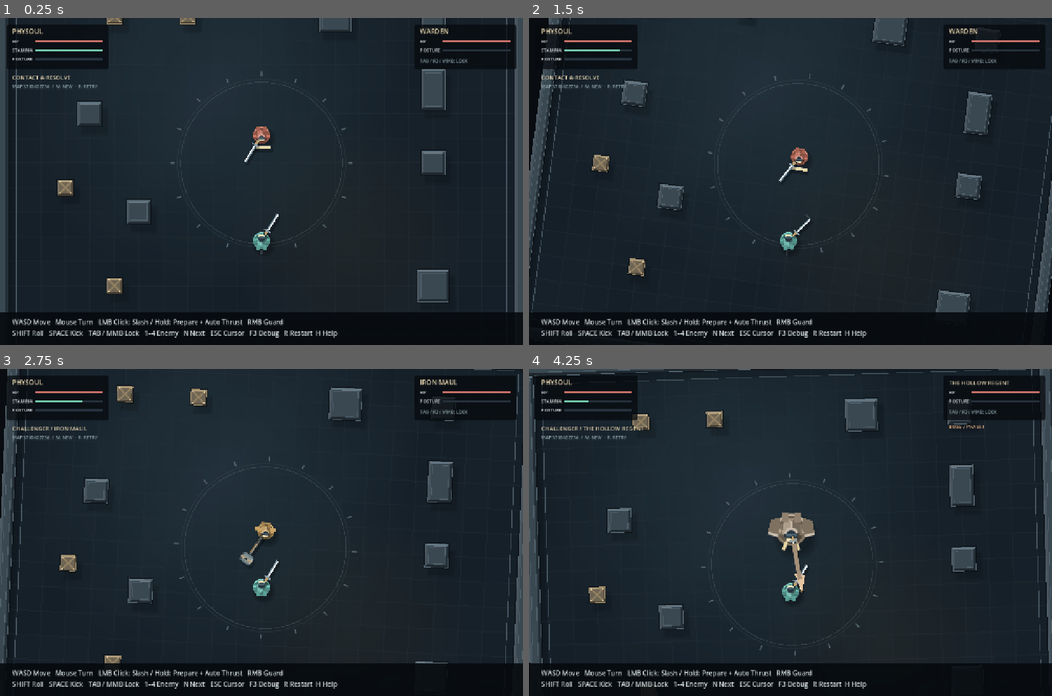
Above: before the commit, frames 1-4 (two rows, left to right).
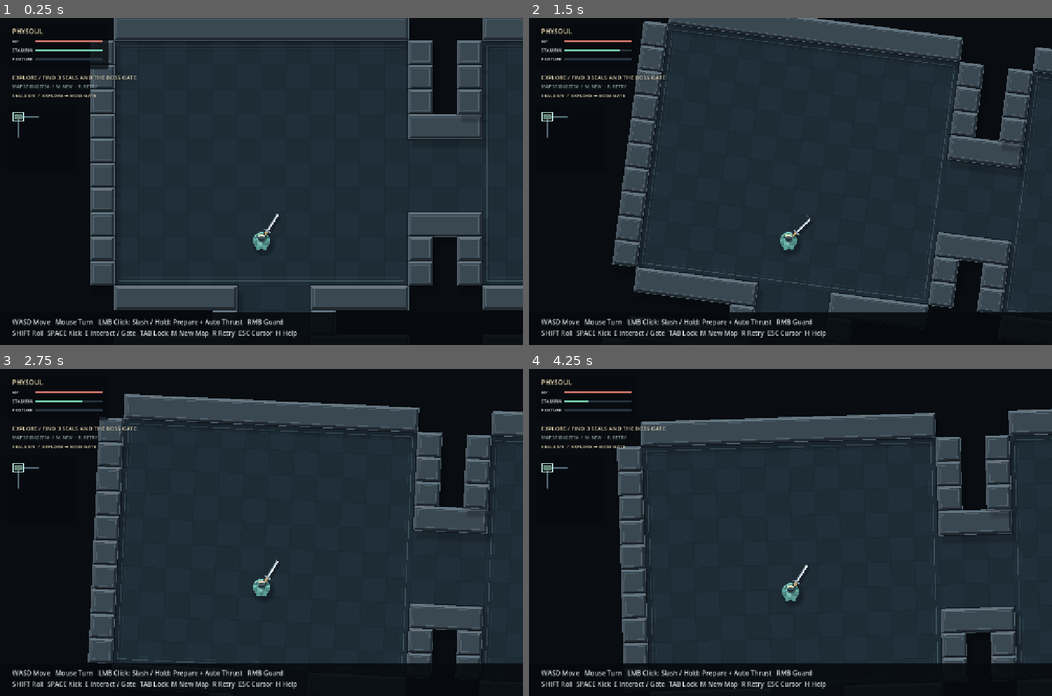
Above: after the commit, the same moments.

Repository: kurono966/physoul
Game: Godot game, scene res://arena.tscn
Two runs of this game, one before a commit and one after it. Both use one fixed random seed, a clock stepped at 60 frames per second and the inputs below.
Inputs (mouse positions are in pixels of both pictures, inside the frame that each line leads up to):
- Up to frame 1 (0.25 s): no input
- Up to frame 2 (1.5 s): tap Enter at 0.5 s; move the mouse to (816, 181) at 0.52 s; hold W from 0.53 s (still down); tap R at 0.6 s; click (816, 181) at 0.67 s; tap Space at 0.77 s; tap E at 0.8, 1.35 s; move the mouse to (764, 181) at 1.27 s
- Up to frame 3 (2.75 s): keep holding W; tap Space at 1.52 s; tap 1 at 1.55, 2.1 s; move the mouse to (271, 525) at 2.02 s; tap 2 at 2.3 s
- Up to frame 4 (4.25 s): keep holding W; move the mouse to (785, 539) at 2.77 s; tap 2 at 2.85 s; click (785, 539) at 2.92 s; tap Space at 3.02, 3.77 s; tap 3 at 3.05, 3.6 s; move the mouse to (827, 535) at 3.52 s; tap 4 at 3.8 s

The runs differ from the first frame. In frame 1, 33% of the frame differs, in the area x 0-100%, y 0-98%; in frame 2, 31%; in frame 3, 34%; in frame 4, 37%.

Commit message:
Add branching exploration dungeons with guardians, shrines and a separate boss arena

Diff:
--- a/scripts/arena.gd
+++ b/scripts/arena.gd
@@ -7,18 +7,87 @@
 const PropVisual = preload("res://scripts/prop_visual.gd")
 const Controls = preload("res://scripts/controls.gd")
 const MapGenerator = preload("res://scripts/map_generator.gd")
+const DungeonGenerator = preload("res://scripts/dungeon_generator.gd")
 @export var random_map := true
 @export var map_seed := -1
+@export var boss_stage := false
+var arrival_hp := 100.0
+var dungeon: Dictionary = {}
+var current_room := -1
+var seals := 0
+var switching_stage := false
+
+func exploring() -> bool:
+	return random_map and not boss_stage
+
+func change_stage(to_boss: bool, new_seed := -1, preserve_hp := false) -> void:
+	if switching_stage: return
+	switching_stage = true
+	var replacement = load("res://arena.tscn").instantiate()
+	replacement.map_seed = map_seed if new_seed < 0 else new_seed
+	replacement.random_map = random_map if new_seed < 0 else true
+	replacement.boss_stage = to_boss
+	replacement.arrival_hp = player.hp if preserve_hp else 100.0
+	get_tree().root.add_child(replacement)
+	get_tree().current_scene = replacement
+	queue_free()
+
+func restart_stage() -> void:
+	change_stage(boss_stage)
+
+func interact() -> void:
+	if player.hp <= 0 or player.attack_movement_locked(): return
+	if boss_stage and opponent.hp <= 0:
+		regenerate_map()
+		return
+	if not exploring() or current_room < 0: return
+	var room: Dictionary = dungeon.rooms[current_room]
+	if player.position.distance_to(room.center) > 100: return
+	if room.kind == "gate":
+		if seals >= 3: change_stage(true,-1,true)
+		else: event_text = "GATE SEALED / DEFEAT 3 GUARDIANS (%d/3)" % seals
+	elif room.kind == "shrine" and not room.used:
+		room.used = true
+		player.hp = minf(100,player.hp+50)
+		sound.play("just_guard",55)
+		event_text = "SHRINE / HP RESTORED"
+
+func update_exploration() -> void:
+	if opponent.hp <= 0 and current_room >= 0:
+		var active: Dictionary = dungeon.rooms[current_room]
+		if active.kind == "battle" and not active.cleared:
+			active.cleared = true
+			active.hp = 0.0
+			seals += 1
+			event_text = "GUARDIAN DEFEATED / SEALS %d/3" % seals
+	if player.critical_time > 0: return
+	for i in dungeon.rooms.size():
+		var room: Dictionary = dungeon.rooms[i]
+		if not room.rect.grow(-5).has_point(player.position) or i == current_room: continue
+		if current_room >= 0 and dungeon.rooms[current_room].kind == "battle" and not dungeon.rooms[current_room].cleared:
+			dungeon.rooms[current_room].hp = opponent.hp
+		current_room = i
+		room.visited = true
+		if room.kind == "battle" and not room.cleared:
+			select_enemy(room.enemy)
+			opponent.position = room.center+Vector2(0,-60)
+			if room.hp >= 0: opponent.hp = room.hp
+			event_text = "GUARDIAN / " + opponent.title
+		else:
+			opponent.hp = 0
+			opponent.weapon.cancel()
+			opponent.position = Vector2(-100000,-100000)
+			opponent.hide()
+			opponent.set_physics_process(false)
+			event_text = {"start":"EXPLORE / FIND 3 SEALS AND THE BOSS GATE","gate":"BOSS GATE / E OR Y TO ENTER","shrine":"SHRINE / E OR Y TO RESTORE HP"}.get(room.kind,"ROOM CLEARED")
+		camera.locked = false
+		break
 var layout: Dictionary = {}
 
 func regenerate_map() -> void:
 	var rng := RandomNumberGenerator.new()
 	rng.randomize()
-	var replacement = load("res://arena.tscn").instantiate()
-	replacement.map_seed = rng.randi()
-	get_tree().root.add_child(replacement)
-	get_tree().current_scene = replacement
-	queue_free()
+	change_stage(false,rng.randi())
 var controls: Node
 var sound: Node
 var player: CharacterBody2D
@@ -36,6 +105,9 @@
 var wave_delay := 0.0
 
 func next_enemy() -> void:
+	if exploring() or boss_stage:
+		interact()
+		return
 	select_enemy((enemy_index+1)%4)
 
 func select_enemy(index: int) -> void:
@@ -64,14 +136,18 @@
 			map_seed = rng.randi()
 	get_tree().set_meta("physoul_map_seed",map_seed)
 	if random_map:
-		layout = MapGenerator.generate(map_seed)
+		if exploring():
+			dungeon = DungeonGenerator.generate(map_seed)
+			layout = {"pillars":[],"crates":dungeon.crates}
+		else: layout = MapGenerator.generate(map_seed)
 	else:
 		layout = {"pillars":[Rect2(-280,-150,56,100),Rect2(225,65,56,100),Rect2(-310,230,72,72),Rect2(275,-310,72,72)],"crates":[Vector2(-140,-120),Vector2(165,-185),Vector2(330,260),Vector2(-400,-310)],"ring_radius":190.0,"light":Vector2(-100,-120),"tile_phase":0.0}
 	controls = Controls.new()
 	add_child(controls)
 	sound = Sound.new()
 	add_child(sound)
-	for rect in [Rect2(-650,-510,1300,30),Rect2(-650,480,1300,30),Rect2(-650,-480,30,960),Rect2(620,-480,30,960)]:
+	var boundaries: Array = dungeon.walls if exploring() else [Rect2(-650,-510,1300,30),Rect2(-650,480,1300,30),Rect2(-650,-480,30,960),Rect2(620,-480,30,960)]
+	for rect in boundaries:
 		wall(rect)
 	for rect in layout.pillars: wall(rect)
 	for pos in layout.crates:
@@ -96,12 +172,19 @@
 	player.position = Vector2(0,190)
 	player.facing = -PI/2
 	add_child(player)
+	player.hp = arrival_hp
 	opponent = Fighter.new()
 	opponent.arena = self
 	opponent.enemy = true
+	if boss_stage: opponent.enemy_kind = "boss"
 	opponent.position = Vector2(0,-85)
 	opponent.facing = PI/2
 	add_child(opponent)
+	if exploring():
+		opponent.hp = 0
+		opponent.position = Vector2(-100000,-100000)
+		opponent.hide()
+		opponent.set_physics_process(false)
 	camera = View.new()
 	camera.arena = self
 	camera.position = player.position + Vector2(0,-145)
@@ -134,7 +217,11 @@
 	Engine.time_scale = 0.18
 
 func _process(dt: float) -> void:
-	if opponent != null and opponent.hp <= 0 and player.hp > 0:
+	if exploring() and player.hp > 0:
+		update_exploration()
+	elif boss_stage and opponent.hp <= 0 and player.hp > 0:
+		event_text = "REGENT DEFEATED / E OR Y FOR NEW EXPEDITION"
+	elif opponent != null and opponent.hp <= 0 and player.hp > 0:
 		wave_delay += dt
 		if wave_delay >= 2.5: next_enemy()
 	if freeze > 0:
@@ -149,26 +236,29 @@
 	Engine.time_scale = 1
 
 func _draw() -> void:
-	draw_rect(Rect2(-620,-480,1240,960),Color("151f28"))
-	for x in range(-600,600,60):
-		for y in range(-480,480,60):
-			var tint := 0.015+0.01*sin(x*0.021+y*0.017+float(layout.get("tile_phase",0)))
-			draw_rect(Rect2(x+1,y+1,58,58),Color(0.4,0.48,0.52,tint))
-	# Soft, fixed world-space pools of light keep the center legible.
-	for i in range(24,0,-1):
-		draw_circle(layout.get("light",Vector2(-100,-120)),float(i)*20,Color(0.46,0.63,0.69,0.006))
-		draw_circle(Vector2(220,190),float(i)*12,Color(0.72,0.54,0.32,0.003))
-	for x in range(-600, 620, 60):
-		draw_line(Vector2(x,-480),Vector2(x,480),Color(0.16,0.2,0.24,0.3))
-	for y in range(-480, 500, 60):
-		draw_line(Vector2(-620,y),Vector2(620,y),Color(0.16,0.2,0.24,0.3))
-	var ring: float = layout.get("ring_radius",190.0)
-	draw_arc(Vector2.ZERO, ring, 0, TAU, 100, Color(0.32,0.38,0.4,0.4), 2)
-	draw_arc(Vector2.ZERO, ring+8, 0, TAU, 100, Color(0.32,0.38,0.4,0.18), 1,true)
-	for i in 16:
-		var radial := Vector2.RIGHT.rotated(i*TAU/16)
-		draw_line(radial*(ring+15),radial*(ring+25),Color("52616a"),2,true)
-	draw_rect(Rect2(-600,-460,1200,920),Color("475762"),false,2)
+	if exploring():
+		draw_dungeon()
+	else:
+		draw_rect(Rect2(-620,-480,1240,960),Color("151f28"))
+		for x in range(-600,600,60):
+			for y in range(-480,480,60):
+				var tint := 0.015+0.01*sin(x*0.021+y*0.017+float(layout.get("tile_phase",0)))
+				draw_rect(Rect2(x+1,y+1,58,58),Color(0.4,0.48,0.52,tint))
+		# Soft, fixed world-space pools of light keep the center legible.
+		for i in range(24,0,-1):
+			draw_circle(layout.get("light",Vector2(-100,-120)),float(i)*20,Color(0.46,0.63,0.69,0.006))
+			draw_circle(Vector2(220,190),float(i)*12,Color(0.72,0.54,0.32,0.003))
+		for x in range(-600, 620, 60):
+			draw_line(Vector2(x,-480),Vector2(x,480),Color(0.16,0.2,0.24,0.3))
+		for y in range(-480, 500, 60):
+			draw_line(Vector2(-620,y),Vector2(620,y),Color(0.16,0.2,0.24,0.3))
+		var ring: float = layout.get("ring_radius",190.0)
+		draw_arc(Vector2.ZERO, ring, 0, TAU, 100, Color(0.32,0.38,0.4,0.4), 2)
+		draw_arc(Vector2.ZERO, ring+8, 0, TAU, 100, Color(0.32,0.38,0.4,0.18), 1,true)
+		for i in 16:
+			var radial := Vector2.RIGHT.rotated(i*TAU/16)
+			draw_line(radial*(ring+15),radial*(ring+25),Color("52616a"),2,true)
+		draw_rect(Rect2(-600,-460,1200,920),Color("475762"),false,2)
 	for spark in sparks:
 		for i in 7:
 			var direction := Vector2.RIGHT.rotated(i * 2.399 + time)
@@ -176,3 +266,24 @@
 	if debug:
 		draw_circle(last_point, 5, Color.RED)
 		draw_line(last_point,last_point+last_normal*60,Color.YELLOW,2)
+
+func draw_dungeon() -> void:
+	for tile: Vector2i in dungeon.floors:
+		var origin := Vector2(tile)*DungeonGenerator.TILE
+		draw_rect(Rect2(origin,Vector2.ONE*60),Color("1b2932"))
+		draw_rect(Rect2(origin+Vector2.ONE,Vector2.ONE*58),Color("202f39").darkened(0.06 if (tile.x+tile.y)%2 == 0 else 0))
+	for room: Dictionary in dungeon.rooms:
+		var rect: Rect2 = room.rect
+		draw_rect(rect.grow(-12),Color("3d515a"),false,2)
+		draw_rect(rect.grow(-20),Color(0.3,0.45,0.5,0.16),false,1)
+		if room.kind in ["gate","shrine"]:
+			var color := Color("e1b777") if room.kind == "gate" else Color("81cfbc")
+			if room.used: color = color.darkened(0.65)
+			var center: Vector2 = room.center
+			if room.kind == "gate":
+				for i in 3:
+					draw_circle(center+Vector2((i-1)*20,55),4,Color("e1b777") if seals > i else Color("3c484f"))
+			for radius in [45,33]: draw_arc(center,radius,0,TAU,40,Color(color,0.3),2,true)
+			draw_colored_polygon(PackedVector2Array([center+Vector2(0,-20),center+Vector2(14,0),center+Vector2(0,20),center+Vector2(-14,0)]),color)
+		elif room.kind == "battle" and room.cleared:
+			draw_arc(room.center,35,0,TAU,32,Color("739a8b"),2,true)
--- /dev/null
+++ b/scripts/dungeon_generator.gd
@@ -0,0 +1,62 @@
+extends RefCounted
+const TILE := 60
+const STEP := Vector2i(15,13)
+const ROOM_SIZE := Vector2(720,600)
+
+static func generate(seed_value: int) -> Dictionary:
+	var rng := RandomNumberGenerator.new()
+	rng.seed = seed_value
+	var cells: Array[Vector2i] = [Vector2i.ZERO]
+	var links: Array = []
+	var distances := {Vector2i.ZERO:0}
+	while cells.size() < 8:
+		var options: Array = []
+		for cell in cells:
+			for direction in [Vector2i.LEFT,Vector2i.RIGHT,Vector2i.UP,Vector2i.DOWN]:
+				var next: Vector2i = cell+direction
+				if next.x < 0 or next.y < 0 or next.x > 2 or next.y > 2 or cells.has(next): continue
+				options.append([cell,next])
+		var edge: Array = options[rng.randi_range(0,options.size()-1)]
+		cells.append(edge[1])
+		links.append(edge)
+		distances[edge[1]] = int(distances[edge[0]])+1
+	var gate := cells[1]
+	for cell in cells:
+		if int(distances[cell]) > int(distances[gate]): gate = cell
+	var rooms: Array[Dictionary] = []
+	var floors: Dictionary = {}
+	var crates: Array[Vector2] = []
+	for i in cells.size():
+		var cell := cells[i]
+		var center := Vector2(cell*STEP)*TILE
+		var kind := "start" if i == 0 else ("gate" if cell == gate else "battle")
+		if i == 1 and cell != gate: kind = "shrine"
+		rooms.append({"cell":cell,"center":center,"rect":Rect2(center-ROOM_SIZE/2,ROOM_SIZE),"kind":kind,"enemy":i%3,"hp":-1.0,"cleared":kind != "battle","visited":false,"used":false})
+		for x in range(-6,6):
+			for y in range(-5,5): floors[cell*STEP+Vector2i(x,y)] = true
+		if kind == "battle":
+			crates.append(center+Vector2(-220,180))
+			crates.append(center+Vector2(220,-180))
+	for edge in links:
+		var start: Vector2i = edge[0]*STEP
+		var finish: Vector2i = edge[1]*STEP
+		var direction := Vector2i(signi(finish.x-start.x),signi(finish.y-start.y))
+		var point := start
+		while true:
+			for offset in range(-1,2): floors[point+Vector2i(-direction.y,direction.x)*offset] = true
+			if point == finish: break
+			point += direction
+	var boundary: Dictionary = {}
+	for tile: Vector2i in floors:
+		for direction in [Vector2i.LEFT,Vector2i.RIGHT,Vector2i.UP,Vector2i.DOWN]:
+			if not floors.has(tile+direction): boundary[tile+direction] = true
+	var walls: Array[Rect2] = []
+	while not boundary.is_empty():
+		var cell: Vector2i = boundary.keys()[0]
+		var left := cell.x
+		var right := cell.x
+		while boundary.has(Vector2i(left-1,cell.y)): left -= 1
+		while boundary.has(Vector2i(right+1,cell.y)): right += 1
+		for x in range(left,right+1): boundary.erase(Vector2i(x,cell.y))
+		walls.append(Rect2(Vector2(left,cell.y)*TILE,Vector2((right-left+1)*TILE,TILE)))
+	return {"rooms":rooms,"links":links,"floors":floors,"walls":walls,"crates":crates,"gate":gate}
--- a/scripts/hud.gd
+++ b/scripts/hud.gd
@@ -33,28 +33,40 @@
 		draw_target_marker()
 	var panel := Color(0.025,0.04,0.055,0.76)
 	display.draw_style_box(panel_style(panel),Rect2(16,16,250,110))
-	display.draw_style_box(panel_style(panel),Rect2(size.x-266,16,250,110))
 	text_at(Vector2(30,39),"PHYSOUL",16,Color("e5d4ae"))
 	compact_bar(Vector2(30,54),"HP",arena.player.hp,Color("c87168"))
 	compact_bar(Vector2(30,76),"STAMINA",arena.player.stamina,Color("72c8ab"))
 	compact_bar(Vector2(30,98),"POSTURE",arena.player.posture,Color("e2ba72"))
-	var right := size.x-252
-	text_at(Vector2(right,39),arena.opponent.title,14 if arena.opponent.enemy_kind == "boss" else 16,Color("e5d4ae"))
-	compact_bar(Vector2(right,54),"HP",arena.opponent.hp/arena.opponent.max_hp*100,Color("c87168"))
-	compact_bar(Vector2(right,76),"POSTURE",arena.opponent.posture,Color("e2ba72"))
-	text_at(Vector2(right,109),"LOCK ON" if arena.camera.locked else "TAB / R3 / MMB: LOCK",11,Color("91a7af"))
-	if arena.opponent.enemy_kind == "boss":
-		text_at(Vector2(right,145),"BOSS / UNBOUND" if arena.opponent.boss_enraged else "BOSS / PHASE I",12,Color("e7ae7d"))
+	if arena.opponent.hp > 0 or not arena.exploring():
+		display.draw_style_box(panel_style(panel),Rect2(size.x-266,16,250,110))
+		var right := size.x-252
+		text_at(Vector2(right,39),arena.opponent.title,14 if arena.opponent.enemy_kind == "boss" else 16,Color("e5d4ae"))
+		compact_bar(Vector2(right,54),"HP",arena.opponent.hp/arena.opponent.max_hp*100,Color("c87168"))
+		compact_bar(Vector2(right,76),"POSTURE",arena.opponent.posture,Color("e2ba72"))
+		text_at(Vector2(right,109),"LOCK ON" if arena.camera.locked else "TAB / R3 / MMB: LOCK",11,Color("91a7af"))
+		if arena.opponent.enemy_kind == "boss":
+			text_at(Vector2(right,145),"BOSS / UNBOUND" if arena.opponent.boss_enraged else "BOSS / PHASE I",12,Color("e7ae7d"))
 	if arena.controls.help_visible:
 		display.draw_rect(Rect2(0,size.y-80,size.x,80),Color(0.025,0.04,0.055,0.9))
 		if arena.controls.using_pad:
 			text_at(Vector2(30,size.y-50),"LS Move  RS Turn  RB/R1 Slash · Hold: Thrust  RT/R2 Overhead  LT/L2 Wave  LB/L1 Guard",15)
-			text_at(Vector2(30,size.y-23),"A / Cross Roll   X / Square Kick   R3 Lock   D-pad Right Next Enemy   Start Restart  Back Help",16)
+			text_at(Vector2(30,size.y-23),"A Roll  X Kick  Y Interact / Gate  R3 Lock  D-pad Up New Map  Start Retry  Back Help",16)
 		else:
 			text_at(Vector2(30,size.y-50),"WASD Move   Mouse Turn   LMB Click: Slash / Hold: Prepare + Auto Thrust   RMB Guard",16)
-		text_at(Vector2(30,size.y-23),"SHIFT Roll   SPACE Kick   TAB / MMB Lock   1–4 Enemy   N Next   ESC Cursor   F3 Debug   R Restart  H Help",16)
+			text_at(Vector2(30,size.y-23),"SHIFT Roll  SPACE Kick  E Interact / Gate  TAB Lock  M New Map  R Retry  ESC Cursor  H Help",16)
 	text_at(Vector2(30,151),arena.event_text,14,Color("e5d4ae"))
 	text_at(Vector2(30,172),"MAP %d  /  %s" % [arena.map_seed,"D-PAD UP: NEW" if arena.controls.using_pad else "M: NEW  ·  R: RETRY"],11,Color("91a7af"))
+	if arena.exploring():
+		text_at(Vector2(30,194),"SEALS %d/3  /  EXPLORE → BOSS GATE" % arena.seals,12,Color("e5d4ae"))
+		if not arena.debug: draw_minimap()
+		if arena.current_room >= 0:
+			var room: Dictionary = arena.dungeon.rooms[arena.current_room]
+			if arena.player.position.distance_to(room.center) <= 100:
+				var action := "Y" if arena.controls.using_pad else "E"
+				if room.kind == "gate":
+					text_at(Vector2(size.x/2-150,size.y-210),action+" / ENTER BOSS ARENA" if arena.seals >= 3 else "BOSS GATE / NEED 3 SEALS",18,Color("e5d4ae"))
+				elif room.kind == "shrine" and not room.used:
+					text_at(Vector2(size.x/2-120,size.y-210),action+" / RESTORE HP",18,Color("91dcc6"))
 	if OS.has_feature("web") and Input.mouse_mode != Input.MOUSE_MODE_CAPTURED and not arena.controls.using_pad:
 		text_at(Vector2(size.x/2-160,size.y/2-60),"CLICK TO CAPTURE MOUSE / ESC TO RELEASE",15,Color("e5d4ae"))
 	if arena.player.just_guard_flash > 0:
@@ -76,6 +88,23 @@
 	style.set_corner_radius_all(6)
 	return style
 
+func draw_minimap() -> void:
+	var origin := Vector2(45,242)
+	display.draw_style_box(panel_style(Color(0.025,0.04,0.055,0.78)),Rect2(16,212,170,165))
+	for edge: Array in arena.dungeon.links:
+		var visible := false
+		for room: Dictionary in arena.dungeon.rooms:
+			if room.visited and room.cell in edge: visible = true
+		if visible: display.draw_line(origin+Vector2(edge[0])*50,origin+Vector2(edge[1])*50,Color("576f79"),3,true)
+	for i in arena.dungeon.rooms.size():
+		var room: Dictionary = arena.dungeon.rooms[i]
+		if not room.visited: continue
+		var point := origin+Vector2(room.cell)*50
+		var color := Color("648477") if room.cleared else Color("b67560")
+		if room.kind == "gate": color = Color("d9ba7d")
+		display.draw_rect(Rect2(point-Vector2(9,7),Vector2(18,14)),color)
+		if i == arena.current_room: display.draw_rect(Rect2(point-Vector2(12,10),Vector2(24,20)),Color("bce8e0"),false,2)
+
 func draw_target_marker() -> void:
 	# Screen-space overlay stays above the boss and does not rotate with the floor.
 	var center: Vector2 = display.get_viewport().get_canvas_transform()*arena.opponent.global_position
--- a/scripts/view.gd
+++ b/scripts/view.gd
@@ -30,13 +30,15 @@
 			KEY_TAB: locked = not locked
 			KEY_F3: arena.debug = not arena.debug
 			KEY_H: arena.controls.help_visible = not arena.controls.help_visible
-			KEY_R: get_tree().reload_current_scene()
+			KEY_R: arena.call_deferred("restart_stage")
+			KEY_E: arena.call_deferred("interact")
 			KEY_N: arena.next_enemy()
 			KEY_M: arena.call_deferred("regenerate_map")
-			KEY_1: arena.select_enemy(0)
-			KEY_2: arena.select_enemy(1)
-			KEY_3: arena.select_enemy(2)
-			KEY_4: arena.select_enemy(3)
+			KEY_1, KEY_2, KEY_3:
+				if not arena.exploring() or arena.debug: arena.select_enemy(event.keycode-KEY_1)
+			KEY_4:
+				if arena.exploring() and arena.debug: arena.call_deferred("change_stage",true)
+				elif not arena.exploring(): arena.select_enemy(3)
 	var pad_attack := event is InputEventJoypadButton and event.is_action("pad_attack")
 	if pad_attack or (event is InputEventMouseButton and event.button_index == MOUSE_BUTTON_LEFT and Input.mouse_mode == Input.MOUSE_MODE_CAPTURED):
 		if event.pressed:
@@ -53,8 +55,9 @@
 	if event is InputEventJoypadButton and event.pressed:
 		if event.button_index == JOY_BUTTON_BACK: arena.controls.help_visible = not arena.controls.help_visible
 		if event.button_index == JOY_BUTTON_DPAD_UP: arena.call_deferred("regenerate_map")
+		if event.button_index == JOY_BUTTON_Y: arena.call_deferred("interact")
 		if event.is_action("pad_lock"): locked = not locked
-		if event.is_action("pad_restart"): get_tree().reload_current_scene()
+		if event.is_action("pad_restart"): arena.call_deferred("restart_stage")
 		if event.is_action("pad_next"): arena.next_enemy()
 
 func _physics_process(dt: float) -> void:
--- /dev/null
+++ b/tests/dungeon.gd
@@ -0,0 +1,96 @@
+extends SceneTree
+const Generator = preload("res://scripts/dungeon_generator.gd")
+var failures := 0
+func check(ok: bool,label: String) -> void:
+	if ok: print("PASS: ",label)
+	else:
+		failures += 1
+		push_error(label)
+func frames(n: int) -> void:
+	for i in n: await physics_frame
+func _initialize() -> void:
+	call_deferred("run")
+func run() -> void:
+	var valid := true
+	for seed_value in 30:
+		var layout := Generator.generate(seed_value)
+		if layout != Generator.generate(seed_value) or layout.rooms.size() != 8: valid = false
+		var visited: Dictionary = {Vector2i.ZERO:true}
+		var pending: Array[Vector2i] = [Vector2i.ZERO]
+		var cursor := 0
+		while cursor < pending.size():
+			var point := pending[cursor]
+			cursor += 1
+			for direction in [Vector2i.LEFT,Vector2i.RIGHT,Vector2i.UP,Vector2i.DOWN]:
+				var next: Vector2i = point+direction
+				if layout.floors.has(next) and not visited.has(next):
+					visited[next] = true
+					pending.append(next)
+		if visited.size() != layout.floors.size(): valid = false
+	check(valid,"30 seeds generate reproducible connected eight-room dungeons")
+	var arena = load("res://arena.tscn").instantiate()
+	arena.map_seed = 12345
+	root.add_child(arena)
+	current_scene = arena
+	await frames(3)
+	arena.player.set_physics_process(false)
+	arena.camera.set_physics_process(false)
+	check(arena.exploring() and arena.current_room == 0 and arena.opponent.hp == 0,"expedition starts in a safe room")
+	var destination: Vector2 = Vector2(arena.dungeon.links[0][1]*Generator.STEP)*Generator.TILE
+	arena.player.position = Vector2.ZERO
+	await frames(2)
+	for i in 130:
+		var delta: Vector2 = destination-arena.player.position
+		if delta.length() < 5: break
+		arena.player.move_and_collide(delta.limit_length(10))
+		if arena.opponent.hp > 0: arena.opponent.set_physics_process(false)
+		await physics_frame
+	check(arena.player.position.distance_to(destination) < 5,"physical player can traverse room doorway and corridor")
+	arena.player.position = Vector2.ZERO
+	arena.update_exploration()
+	var battle := -1
+	for i in arena.dungeon.rooms.size():
+		if arena.dungeon.rooms[i].kind == "battle":
+			battle = i
+			break
+	arena.player.position = arena.dungeon.rooms[battle].center
+	arena.update_exploration()
+	arena.opponent.set_physics_process(false)
+	check(arena.opponent.hp > 0 and arena.opponent.enemy_kind != "boss","battle room spawns a local guardian")
+	arena.opponent.hp = 40
+	arena.player.position = Vector2.ZERO
+	arena.update_exploration()
+	arena.player.position = arena.dungeon.rooms[battle].center
+	arena.update_exploration()
+	check(arena.opponent.hp == 40,"guardian HP survives leaving and returning")
+	arena.opponent.hp = 0
+	arena.update_exploration()
+	arena.update_exploration()
+	check(arena.seals == 1 and arena.dungeon.rooms[battle].cleared,"defeat awards one seal only")
+	for room: Dictionary in arena.dungeon.rooms:
+		if room.kind == "shrine":
+			arena.player.position = room.center
+			arena.player.hp = 40
+			arena.update_exploration()
+			arena.interact()
+			arena.interact()
+			check(arena.player.hp == 90 and room.used,"shrine heals once per expedition")
+	var gate := -1
+	for i in arena.dungeon.rooms.size():
+		if arena.dungeon.rooms[i].kind == "gate": gate = i
+	arena.player.position = arena.dungeon.rooms[gate].center
+	arena.update_exploration()
+	arena.interact()
+	check(not arena.switching_stage,"boss gate stays sealed before three victories")
+	arena.seals = 3
+	arena.player.hp = 63
+	arena.interact()
+	await process_frame
+	var boss_arena = current_scene
+	check(boss_arena.boss_stage and not boss_arena.exploring() and boss_arena.opponent.enemy_kind == "boss","boss gate enters separate open arena")
+	check(boss_arena.player.hp == 63 and boss_arena.dungeon.is_empty(),"boss transition preserves HP and uses arena layout")
+	boss_arena.restart_stage()
+	await process_frame
+	check(current_scene.boss_stage and current_scene.player.hp == 100,"boss retry stays in boss stage")
+	print("DUNGEON COMPLETE: %d failures" % failures)
+	quit(failures)
--- a/tests/maps.gd
+++ b/tests/maps.gd
@@ -33,14 +33,15 @@
 	check(min_pillars >= 4 and min_crates >= 3,"every sampled map has pillars and movable crates (%d / %d minimum)" % [min_pillars,min_crates])
 	var arena = load("res://arena.tscn").instantiate()
 	arena.map_seed = 12345
+	arena.boss_stage = true
 	root.add_child(arena)
 	current_scene = arena
 	await physics_frame
 	check(arena.layout == Generator.generate(12345),"scene instantiates selected seed")
 	var old_layout: Dictionary = arena.layout.duplicate(true)
 	check(get_tree_seed() == 12345,"retry seed is stored")
-	reload_current_scene()
-	await scene_changed
+	arena.restart_stage()
+	await process_frame
 	check(current_scene.map_seed == 12345 and current_scene.layout == old_layout,"restart preserves identical map")
 	current_scene.regenerate_map()
 	await process_frame
--- a/tests/preview.gd
+++ b/tests/preview.gd
@@ -6,8 +6,12 @@
 func run() -> void:
 	var arena = load("res://arena.tscn").instantiate()
 	arena.random_map = false
+	if "--explore" in OS.get_cmdline_user_args():
+		arena.random_map = true
+		arena.map_seed = 12345
 	if "--map" in OS.get_cmdline_user_args():
 		arena.random_map = true
+		arena.boss_stage = true
 		arena.map_seed = 73491
 	root.add_child(arena)
 	for i in 20: await process_frame
Not shown, added: scripts/dungeon_generator.gd.uid
Not shown, added: tests/dungeon.gd.uid
